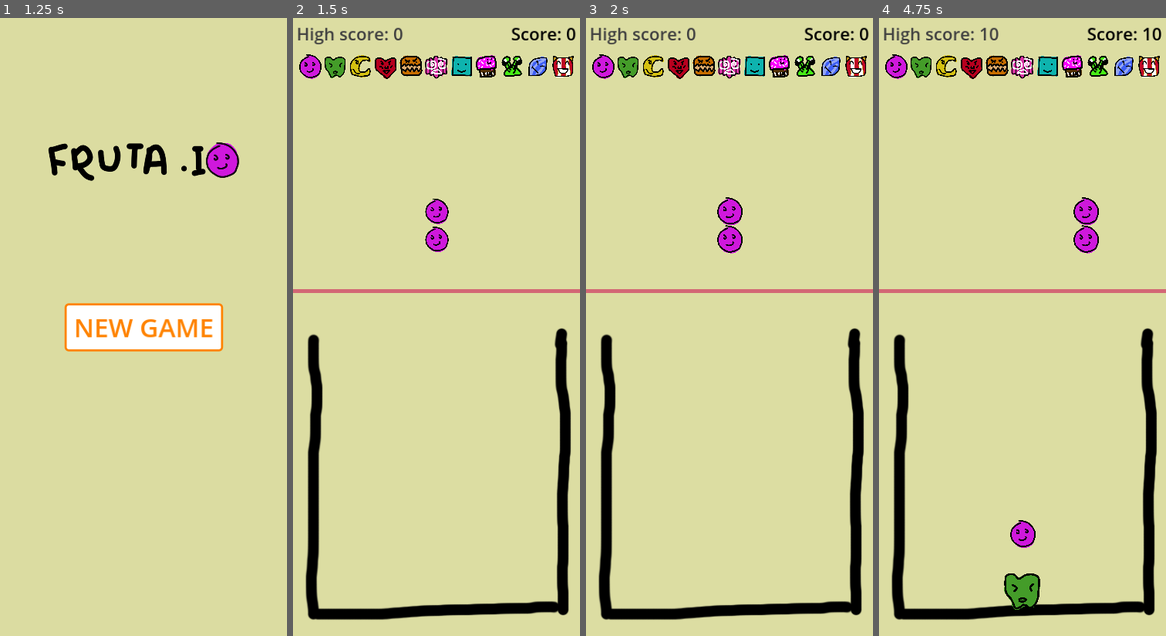
Above: before the commit, frames 1-4 (left to right).
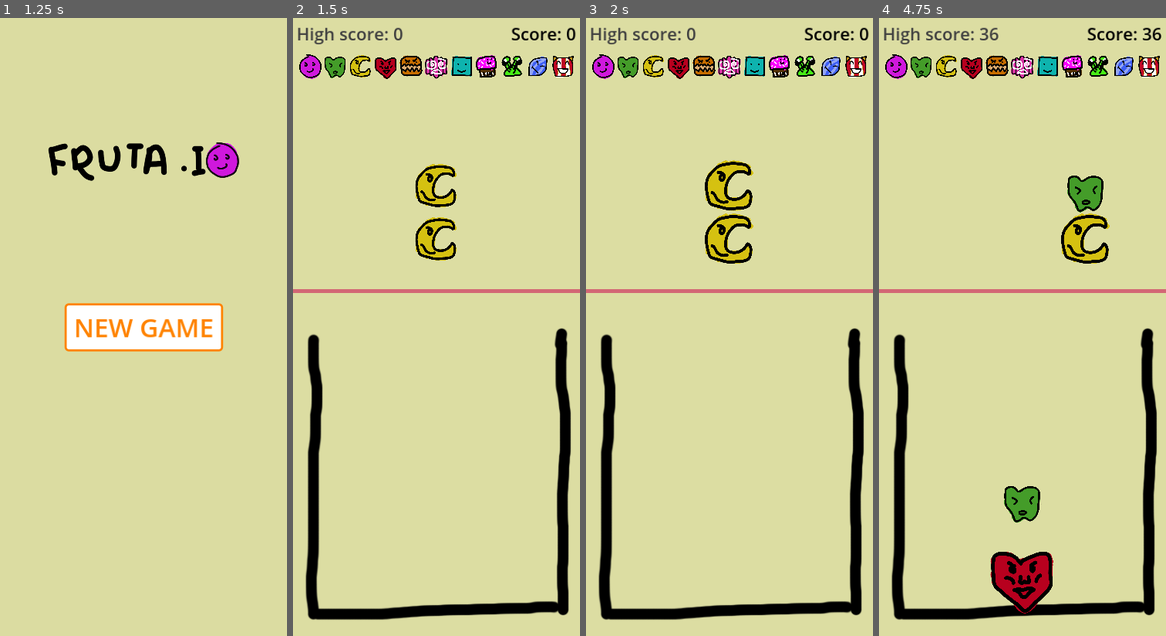
Above: after the commit, the same moments.

Repository: FlamingRat/fruta.io
Game: Godot game, scene res://scenes/menu/intro.tscn
Two runs of this game, one before a commit and one after it. Both use one fixed random seed, a clock stepped at 60 frames per second and the inputs below.
Inputs (mouse positions are in pixels of both pictures, inside the frame that each line leads up to):
- Up to frame 1 (1.25 s): click (143, 327) at 0.5 s
- Up to frame 2 (1.5 s): click "NEW GAME" at 1.25 s
- Up to frame 3 (2 s): no input
- Up to frame 4 (4.75 s): click (1022, 351) at 2 s; click (1022, 351) at 2.75 s; click (1022, 351) at 3.5 s; move the mouse to (1085, 296) at 4.27 s

Frame 1 is identical in both runs. In frame 2, 1.6% of the frame differs, in the area x 42-57%, y 23-40%; in frame 3, 2.0%; in frame 4, 4.3%, in the area x 35-99%, y 1-97%.

Commit message:
Update level scaling

Diff:
--- a/scenes/dispenser/dispenser.gd
+++ b/scenes/dispenser/dispenser.gd
@@ -4,7 +4,9 @@
 signal fruit_dropped(level: int)
 
 
-const MAX_LEVEL_SPAWN = 5
+const STARTING_MAX_SPAWN_LEVEL: int = 3
+const TURNS_TO_INCREASE_MAX_SPAWN_LEVEL: float = 7
+const FINAL_MAX_SPAWN_LEVEL: int = 5
 
 
 @export var fruitFactory: PackedScene
@@ -36,8 +38,16 @@
 
 
 func get_new_fruit():
+	var max_spawn_level_increase = floor(
+		turn_count / TURNS_TO_INCREASE_MAX_SPAWN_LEVEL
+	)
+	var max_level = min(
+		STARTING_MAX_SPAWN_LEVEL + max_spawn_level_increase,
+		FINAL_MAX_SPAWN_LEVEL
+	)
+
 	next_fruit = fruitFactory.instantiate()
-	next_fruit.level = randi_range(1, min(2 + floor(turn_count / 6.0), MAX_LEVEL_SPAWN))
+	next_fruit.level = randi_range(1, max_level)
 	next_fruit.level_manager = level_manager
 	add_child(next_fruit)
 	next_fruit.freeze = true
